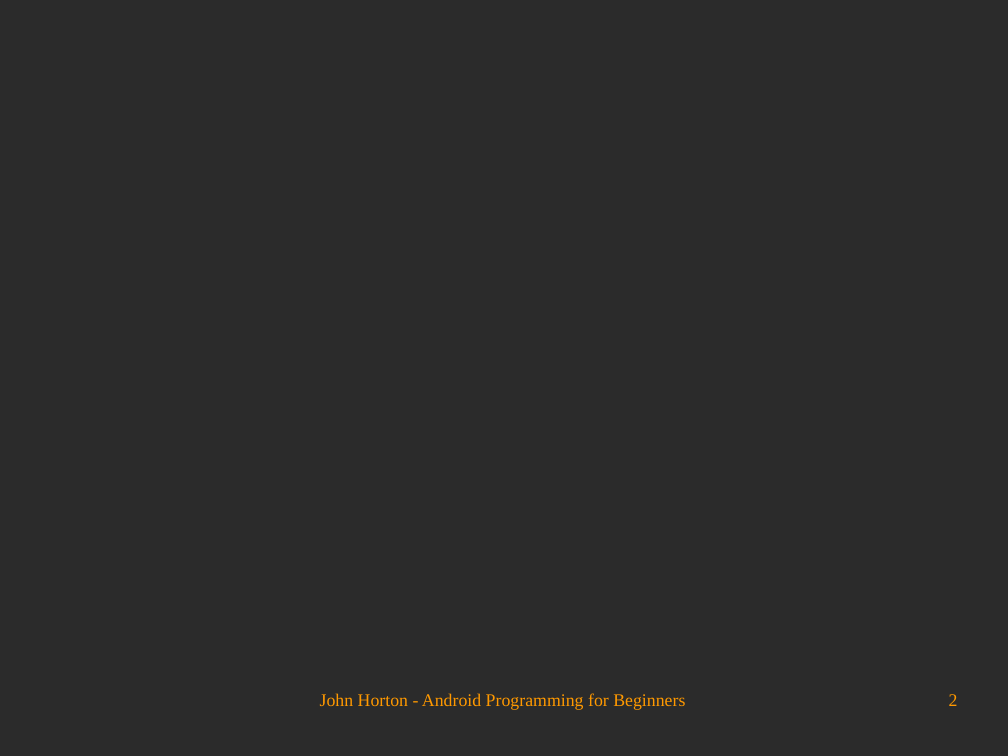
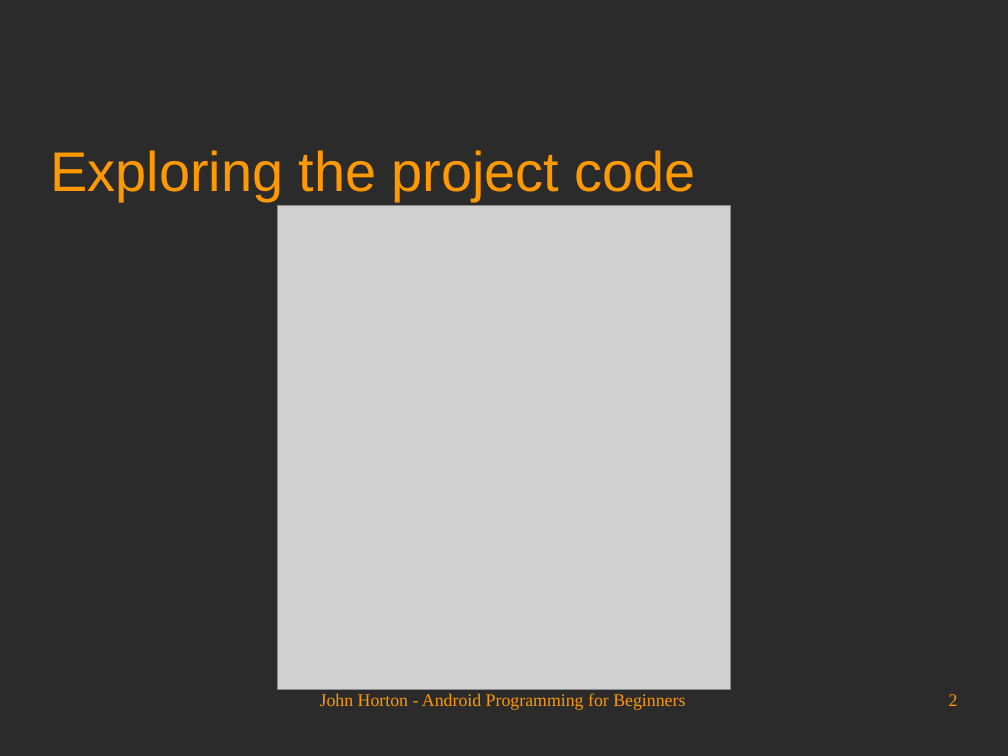
Before and after one commit to Academy-Soft-Intellect/Android-Programming-for-Beginners, a slide deck: slide 2 of 02_Java_First_Contact.odp. Drawn at 1008x756 pixels with LibreOffice and Linux fonts; fonts in the diff are those of the drawing; grey boxes stand for pictures; background and template pictures are left out; a plain dark background stands for a picture behind light text. Boxes give left, top, right and bottom in pixels: in the first picture for what was removed or moved away, otherwise in the second. Text is boxed around its words. In the diff, an @@ line names an element or a change of style, - is before the commit and + after.

```diff
--- a/02_Java_First_Contact.odp
+++ b/02_Java_First_Contact.odp
@@ title added at [50, 150, 696, 201], 44 pt, text #FF9900 @@
+Exploring the project code
@@ picture added at [278, 206, 731, 690] @@
```
Also in this commit, not shown: 1 other slide changed, 2 slides added.
